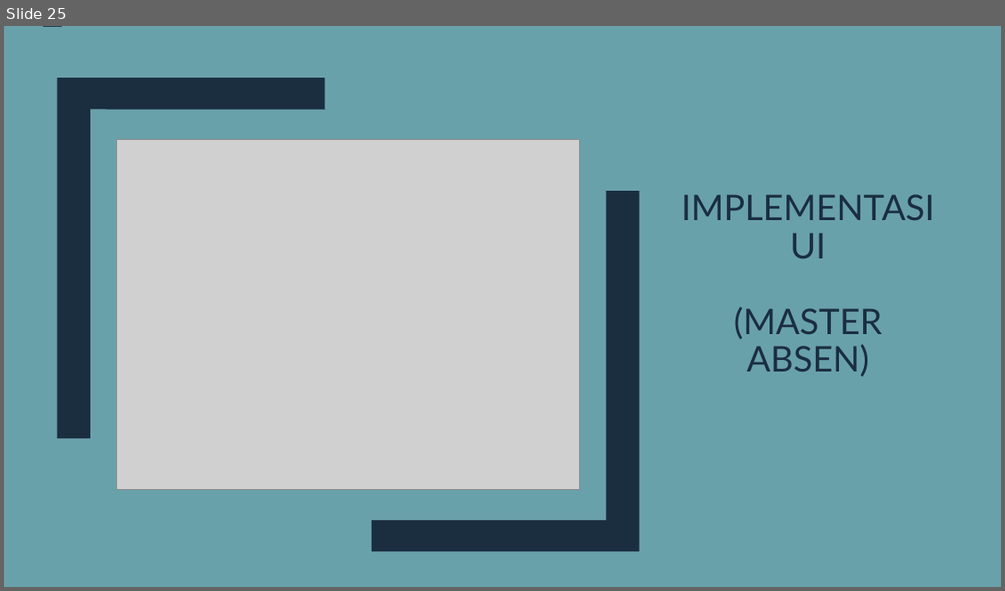
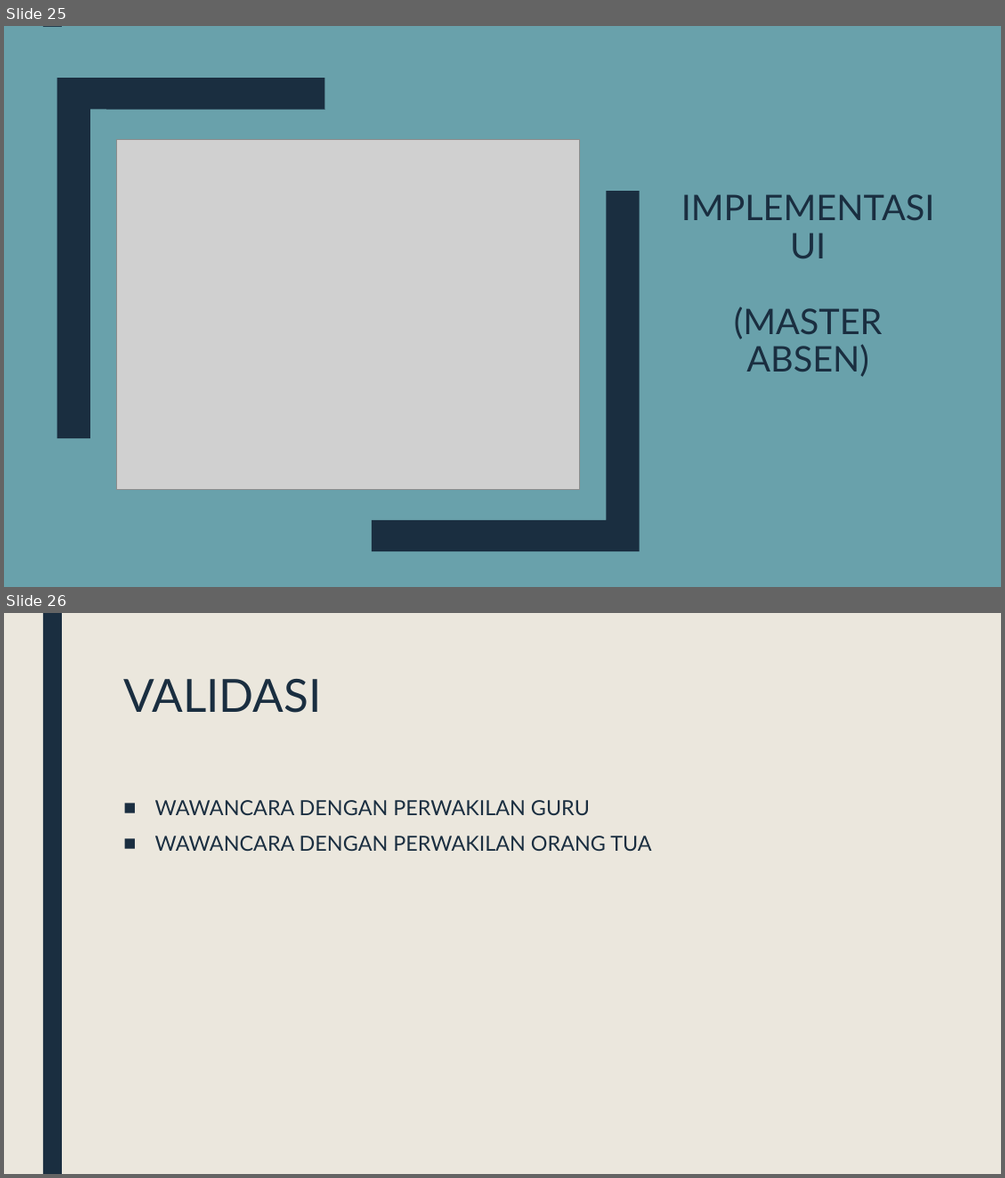
Before and after one commit to danielzalukhu/taubaya, a slide deck: document/LSTA/160716053_DanielBualaKristoZalukhu_PPT.pptx. Shown one above the other, each under a label of ours: slide 25 before the commit, slides 25 and 26 after it. The pictures are 1005x591 and 1005x1178 pixels, drawn with LibreOffice and Linux fonts; fonts in the diff are those of the drawing; grey boxes stand for pictures. Boxes give left, top, right and bottom in pixels: in the first picture for what was removed or moved away, otherwise in the second. Text is boxed around its words. In the diff, an @@ line names an element or a change of style, - is before the commit and + after.

```diff
--- a/document/LSTA/160716053_DanielBualaKristoZalukhu_PPT.pptx
+++ b/document/LSTA/160716053_DanielBualaKristoZalukhu_PPT.pptx
@@ slide 26 added at (4, 613, 1001, 1174), background #EBE7DD; not listed: 1 template element that a slide beside it also shows @@
@@ title added at (123, 679, 321, 713), 44 pt, text #1A2E40 @@
+VALIDASI
@@ text added at (155, 800, 651, 851), 20 pt, text #1A2E40 @@
+■ WAWANCARA DENGAN PERWAKILAN GURU
+■ WAWANCARA DENGAN PERWAKILAN ORANG TUA
```
Also in this commit, not shown: 10 slides changed, 28 other files.
